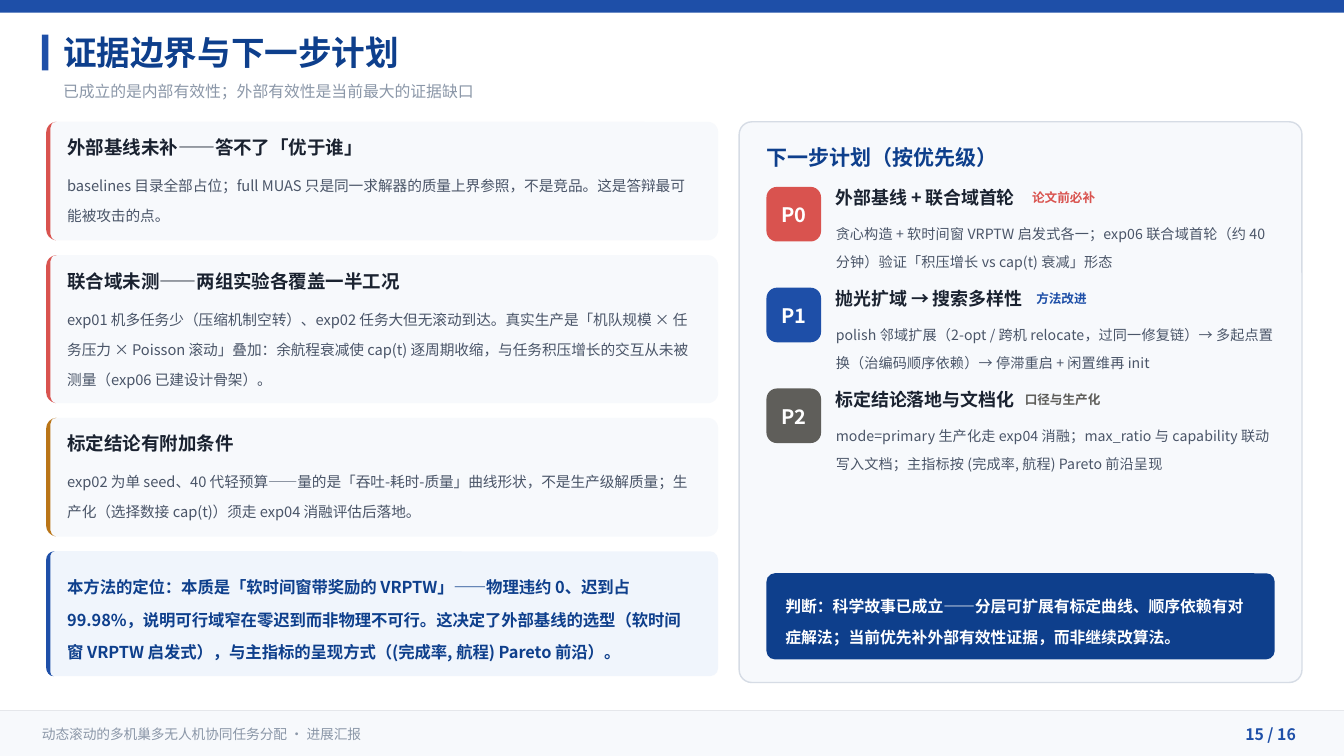
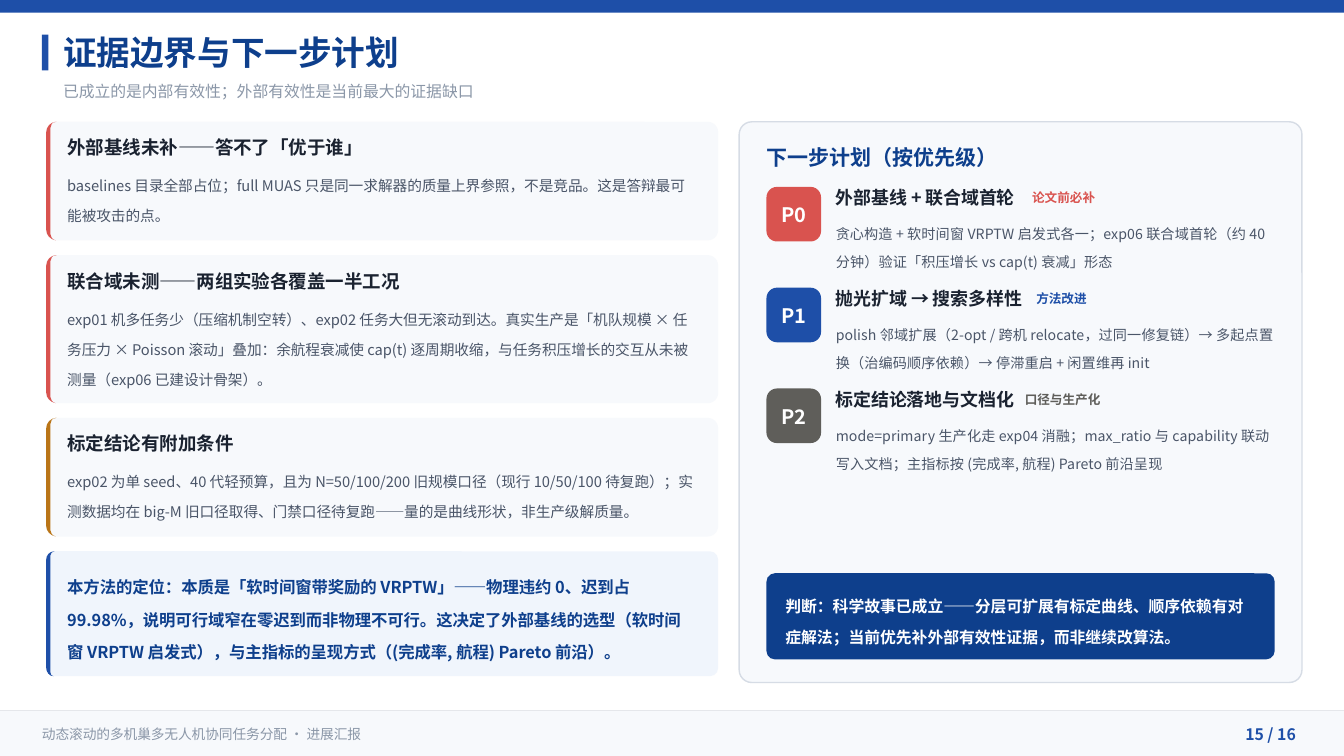
Before and after one commit to 909347194/ExperimentForGraduation, a slide deck: slide 15 of UAV协同任务分配方法-进展汇报/UAV协同任务分配方法-进展汇报.pptx (slide 14 before the commit). Drawn at 1344x756 pixels with LibreOffice and Linux fonts; fonts in the diff are those of the drawing. Boxes give left, top, right and bottom in pixels: in the first picture for what was removed or moved away, otherwise in the second. Text is boxed around its words. In the diff, an @@ line names an element or a change of style, - is before the commit and + after.

Commit message:
docs(ppt): 同步方法审查修正——覆盖门禁口径 + 页序/扉页结构修复
- P9 适应度换覆盖门禁主口径（Chapter3_README §4.3 固定表述），big-M 降为消融对照
- 补回 03 章扉页（P8），调正 P9 模型 / P10 DMDE 页序，页脚 02–15 对齐
- P7 cap(t) 公式补 max(min_cap,...)；闸门① 改往返航程（DEM 口径）
- P10 段结构规范化按方案 A 修正（无终止基因）；y=0 卡重写
- P12/P13/P15 实验数据标注口径与出处（10-21 代码口径 / 10-20 N=50/100/200 扫描），
  证据边界补「exp02 现行 10/50/100 与门禁口径待复跑」
- slides/*.slide 源文件同步同一套文案

```diff
--- a/UAV协同任务分配方法-进展汇报/UAV协同任务分配方法-进展汇报.pptx
+++ b/UAV协同任务分配方法-进展汇报/UAV协同任务分配方法-进展汇报.pptx
@@ text at <box>67,474,693,521</box>: text changed @@
-exp02 为单 seed、40 代轻预算——量的是「吞吐-耗时-质量」曲线形状，不是生产级解质量；生产化（选择数接 cap(t)）须走 exp04 消融评估后落地。
+exp02 为单 seed、40 代轻预算，且为 N=50/100/200 旧规模口径（现行 10/50/100 待复跑）；实测数据均在 big-M 旧口径取得、门禁口径待复跑——量的是曲线形状，非生产级解质量。
```
Also in this commit, not shown: 6 other slides changed, 1 slide added, 7 other files.
